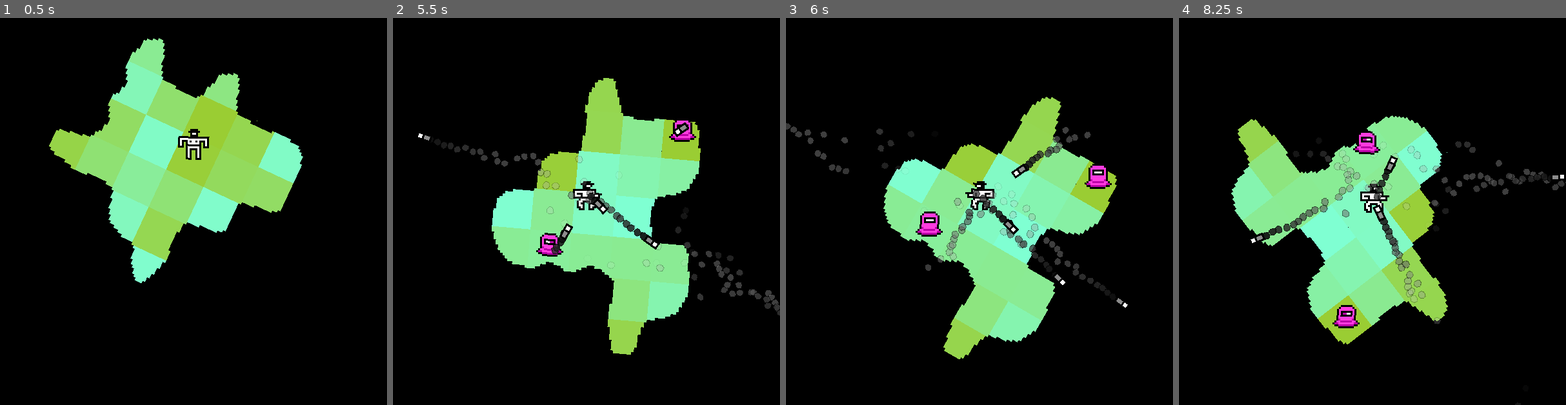
Above: before the commit, frames 1-4 (left to right).
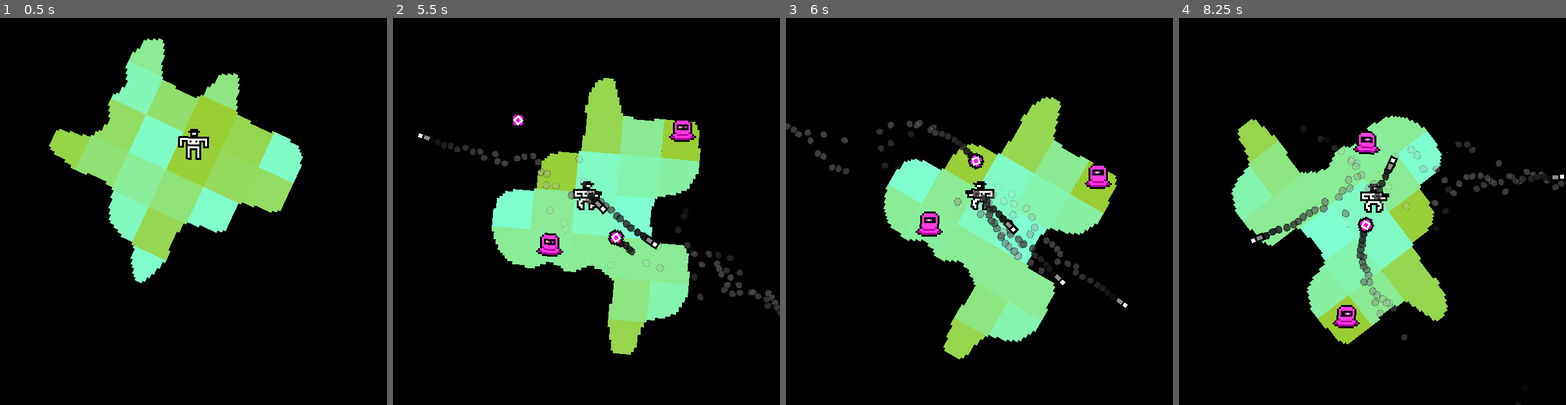
Above: after the commit, the same moments.

Repository: ratkingsminion/akj19-floating-islands
Game: Godot game, scene res://scenes/game.tscn
Same seed, same stepped clock (60 frames per second), same inputs: the game is played once before the commit and once after it.
Inputs (mouse positions are in pixels of both pictures, inside the frame that each line leads up to):
- Up to frame 1 (0.5 s): no input
- Up to frame 2 (5.5 s): move the mouse to (671, 192) at 0.52 s; press the mouse at (671, 192) at 0.53 s; hold D (move_right) 0.53-1.28 s; tap Shift at 0.8, 1.35, 2.3, 2.85, 3.8, 4.35, 5.3 s; move the mouse to (509, 230) at 1.27 s; release the mouse at (509, 230) at 1.28 s; hold S (move_down) 1.28-2.03 s; click (509, 230) at 1.55 s; move the mouse to (625, 126) at 2.02 s; press the mouse at (625, 126) at 2.03 s; hold D (move_right) 2.03-2.78 s; move the mouse to (567, 288) at 2.77 s; release the mouse at (567, 288) at 2.78 s; hold W (move_up) 2.78-3.53 s; click (567, 288) at 3.05 s; move the mouse to (702, 269) at 3.52 s; press the mouse at (702, 269) at 3.53 s; hold A (move_left) 3.53-5.03 s; tap R (restart) at 4.15 s; move the mouse to (470, 153) at 4.27 s; release the mouse at (470, 153) at 4.28 s; click (470, 153) at 4.55 s; move the mouse to (605, 211) at 5.02 s; press the mouse at (605, 211) at 5.03 s; hold S (move_down) from 5.03 s (still down)
- Up to frame 3 (6 s): move the mouse to (921, 114) at 5.77 s; release S (move_down) at 5.78 s; release the mouse at (921, 114) at 5.78 s; hold D (move_right) from 5.78 s (still down); tap Shift at 5.85 s
- Up to frame 4 (8.25 s): click (1314, 114) at 6.05 s; move the mouse to (1457, 192) at 6.52 s; release D (move_right) at 6.53 s; press the mouse at (1457, 192) at 6.53 s; hold W (move_up) 6.53-7.28 s; tap Shift at 6.8, 7.35 s; move the mouse to (1295, 230) at 7.27 s; release the mouse at (1295, 230) at 7.28 s; hold D (move_right) 7.28-8.03 s; click (1295, 230) at 7.55 s; move the mouse to (1411, 126) at 8.02 s; press the mouse at (1411, 126) at 8.03 s; hold S (move_down) from 8.03 s (still down)

Frame 1 is identical in both runs. In frame 2, 0.5% of the frame differs, in the area x 31-77%, y 25-62%; in frame 3, 1.4%; in frame 4, 1.5%, in the area x 33-68%, y 30-84%.

Commit message:
local bullets

Diff:
--- /dev/null
+++ b/GodotProject/scenes/bullet_02.tscn
@@ -0,0 +1,55 @@
+[gd_scene load_steps=9 format=3 uid="uid://com7gayb8r0q6"]
+
+[ext_resource type="Script" path="res://scripts/bullet.gd" id="1_uutjs"]
+[ext_resource type="Texture2D" uid="uid://b0sre5v0dbc7i" path="res://gfx/stuff.png" id="2_bff22"]
+[ext_resource type="Script" path="res://scripts/particles_destroyed.gd" id="3_0xwpk"]
+
+[sub_resource type="CanvasItemMaterial" id="CanvasItemMaterial_mul7l"]
+particles_animation = true
+particles_anim_h_frames = 4
+particles_anim_v_frames = 4
+particles_anim_loop = false
+
+[sub_resource type="Gradient" id="Gradient_dvhrs"]
+colors = PackedColorArray(0, 0, 0, 1, 1, 1, 1, 0)
+
+[sub_resource type="GradientTexture1D" id="GradientTexture1D_o166d"]
+gradient = SubResource("Gradient_dvhrs")
+
+[sub_resource type="ParticleProcessMaterial" id="ParticleProcessMaterial_3fr0h"]
+particle_flag_disable_z = true
+angle_max = 360.0
+orbit_velocity_min = -0.1
+orbit_velocity_max = 0.1
+radial_velocity_min = 30.0
+radial_velocity_max = 30.0
+gravity = Vector3(0, 0, 0)
+color_ramp = SubResource("GradientTexture1D_o166d")
+anim_offset_min = 0.25
+anim_offset_max = 0.25
+
+[sub_resource type="CircleShape2D" id="CircleShape2D_481nh"]
+radius = 8.0
+
+[node name="Bullet02" type="StaticBody2D"]
+collision_layer = 2
+collision_mask = 2
+script = ExtResource("1_uutjs")
+
+[node name="Trail GPUParticles2D" type="GPUParticles2D" parent="."]
+texture_filter = 1
+material = SubResource("CanvasItemMaterial_mul7l")
+amount = 30
+process_material = SubResource("ParticleProcessMaterial_3fr0h")
+texture = ExtResource("2_bff22")
+script = ExtResource("3_0xwpk")
+
+[node name="Sprite2D" type="Sprite2D" parent="."]
+texture_filter = 1
+scale = Vector2(3, 3)
+texture = ExtResource("2_bff22")
+region_enabled = true
+region_rect = Rect2(16, 0, 16, 16)
+
+[node name="CollisionShape2D" type="CollisionShape2D" parent="."]
+shape = SubResource("CircleShape2D_481nh")
--- a/GodotProject/scenes/enemy_01.tscn
+++ b/GodotProject/scenes/enemy_01.tscn
@@ -6,7 +6,7 @@
 [ext_resource type="Script" path="res://scripts/bullet_receiver.gd" id="3_5i22l"]
 [ext_resource type="Script" path="res://scripts/weapon.gd" id="4_3q6it"]
 [ext_resource type="Texture2D" uid="uid://b8m2s4ew52q6m" path="res://gfx/enemy_01.png" id="5_1x3jp"]
-[ext_resource type="PackedScene" uid="uid://ca6bfpxw1crl4" path="res://scenes/bullet_01.tscn" id="5_g8yyr"]
+[ext_resource type="PackedScene" uid="uid://com7gayb8r0q6" path="res://scenes/bullet_02.tscn" id="7_uruxf"]
 
 [sub_resource type="RectangleShape2D" id="RectangleShape2D_g6vrr"]
 size = Vector2(18, 18)
@@ -106,10 +106,11 @@
 position = Vector2(0, 0.666667)
 scale = Vector2(0.333333, 0.333333)
 script = ExtResource("4_3q6it")
-bullet_scene = ExtResource("5_g8yyr")
+bullet_scene = ExtResource("7_uruxf")
 bullet_life_time = 5.0
 bullet_speed = 200.0
 cool_down = 2.0
+is_local = null
 
 [node name="AnimationPlayer" type="AnimationPlayer" parent="Graphics"]
 libraries = {
--- a/GodotProject/scenes/game.tscn
+++ b/GodotProject/scenes/game.tscn
@@ -14,14 +14,12 @@
 
 [node name="Level" parent="." instance=ExtResource("1_k018x")]
 
-[node name="CHARS" type="Node2D" parent="Level"]
+[node name="BULLETS GLOBAL" type="Node2D" parent="."]
+z_index = 1
+script = ExtResource("3_a7jpj")
 
 [node name="GRAPHICS" type="Node2D" parent="."]
 y_sort_enabled = true
-
-[node name="BULLETS" type="Node2D" parent="."]
-z_index = 100
-script = ExtResource("3_a7jpj")
 
 [node name="PlayerCam" type="Camera2D" parent="."]
 position = Vector2(0, 1000)
--- a/GodotProject/scenes/level.tscn
+++ b/GodotProject/scenes/level.tscn
@@ -7,4 +7,9 @@
 script = ExtResource("1_kb5ar")
 floor_gfx = ExtResource("2_vp3ie")
 
-[node name="Tiles" type="Node2D" parent="."]
+[node name="TILES" type="Node2D" parent="."]
+
+[node name="CHARS" type="Node2D" parent="."]
+
+[node name="BULLETS LOCAL" type="Node2D" parent="."]
+z_index = 1
--- a/GodotProject/scenes/player.tscn
+++ b/GodotProject/scenes/player.tscn
@@ -173,6 +173,10 @@
 scale = Vector2(0.333333, 0.333333)
 script = ExtResource("3_rerlb")
 bullet_scene = ExtResource("2_7xc3r")
+bullet_life_time = null
+bullet_speed = null
+cool_down = null
+is_local = false
 
 [node name="AnimationPlayer" type="AnimationPlayer" parent="Graphics"]
 libraries = {
--- a/GodotProject/scripts/bullets.gd
+++ b/GodotProject/scripts/bullets.gd
@@ -24,11 +24,16 @@
 
 ###
 
-func shoot(node: Node2D, velocity: Vector2, life_time: float, by: Node) -> void:
-	if node.get_parent() == null: add_child(node, true)
-	node.rotation = atan2(velocity.y, velocity.x)
+func shoot(node: Node2D, speed: float, life_time: float, target: Vector2, by: Node, local: bool) -> void:
+	var parent := node.get_parent()
+	if parent == null:
+		if local: parent = Game.inst.level.bullets_local
+		else: parent = self
+		parent.add_child(node, true)
+
 	var bullet := node as Bullet
-	bullet.velocity = velocity
+	bullet.velocity = speed * (parent.to_local(target) - bullet.position).normalized()
+	bullet.rotation = atan2(bullet.velocity.y, bullet.velocity.x)
 	bullet.life_time = life_time
 	bullet.by = by
 	_bullets.append(bullet)
--- a/GodotProject/scripts/game.gd
+++ b/GodotProject/scripts/game.gd
@@ -12,7 +12,6 @@
 @onready var level: Level = $Level
 @onready var _player_cam: PlayerCam = $"PlayerCam"
 @onready var _graphics: Node2D = $"GRAPHICS"
-@onready var _chars: Node2D = $Level/CHARS
 
 ###
 
@@ -33,7 +32,6 @@
 		if Input.is_action_just_pressed("restart") and Input.is_key_pressed(KEY_SHIFT):
 			level.generate_island(false)
 		elif Input.is_action_just_pressed("restart"):
-			for c in _chars.get_children(): c.queue_free()
 			level.generate_island()
 			spawn_player()
 			for i in randi_range(0, 2):
@@ -54,7 +52,7 @@
 	if _cur_player != null:
 		_cur_player.queue_free()
 	_cur_player = _player_scene.instantiate() as Player
-	_chars.add_child(_cur_player, true)
+	level.chars.add_child(_cur_player, true)
 
 	_cur_player.global_position = level.global_position
 	_cur_player.global_rotation = 0.0
@@ -63,7 +61,7 @@
 
 func spawn_enemy(idx: int) -> void:
 	var enemy := _enemy_scenes[idx].instantiate() as Enemy
-	_chars.add_child(enemy, true)
+	level.chars.add_child(enemy, true)
 
 	enemy.global_position = level.get_random_global_pos()
 	enemy.global_rotation = 0.0
--- a/GodotProject/scripts/level.gd
+++ b/GodotProject/scripts/level.gd
@@ -16,6 +16,10 @@
 var tile_scale: float
 var map: Dictionary # Vector2->Node
 var _float_time: float
+
+@onready var _tiles: Node2D = $TILES
+@onready var chars: Node2D = $CHARS
+@onready var bullets_local: Node2D = $"BULLETS LOCAL"
 
 ###
 
@@ -60,10 +64,11 @@
 	var dirs: Array[Vector2i] = [ Vector2i.LEFT, Vector2i.RIGHT, Vector2i.UP, Vector2i.DOWN ]
 
 	if reset:
+		for c in chars.get_children(): c.queue_free()
 		if top != null: top.queue_free()
 		map.clear()
 		top = Node2D.new()
-		$Tiles.add_child(top)
+		_tiles.add_child(top)
 	if bottom != null: bottom.queue_free()
 
 	for i in tile_count:
@@ -93,8 +98,8 @@
 		#print(sprite.region_rect)
 
 	bottom = top.duplicate()
-	$Tiles.add_child(bottom)
-	$Tiles.move_child(bottom, 0)
+	_tiles.add_child(bottom)
+	_tiles.move_child(bottom, 0)
 	for c in bottom.get_children():
 		var sprite := c as Sprite2D
 		sprite.modulate = Color.BLACK
--- a/GodotProject/scripts/weapon.gd
+++ b/GodotProject/scripts/weapon.gd
@@ -5,6 +5,7 @@
 @export var bullet_life_time := 2.0
 @export var bullet_speed := 300.0
 @export var cool_down := 0.35
+@export var is_local := true
 
 var last_time: int
 
@@ -19,6 +20,6 @@
 
 	var bullet := bullet_scene.instantiate() as Node2D
 	bullet.global_position = global_position + Vector2(randf_range(-5.0, 5.0), randf_range(-5.0, 5.0))
-	var bullet_vel := bullet_speed * (target - bullet.global_position).normalized()
-	Bullets.inst.shoot(bullet, bullet_vel, bullet_life_time, by)
+	Bullets.inst.shoot(bullet, bullet_speed, bullet_life_time, target, by, is_local)
+
 	last_time = Time.get_ticks_msec() + int(cool_down * 1000.0)
Binary file changed: GodotProject/gfx/char.png
Binary file changed: GodotProject/gfx/enemy_01.png
Binary file changed: GodotProject/gfx/stuff.png
